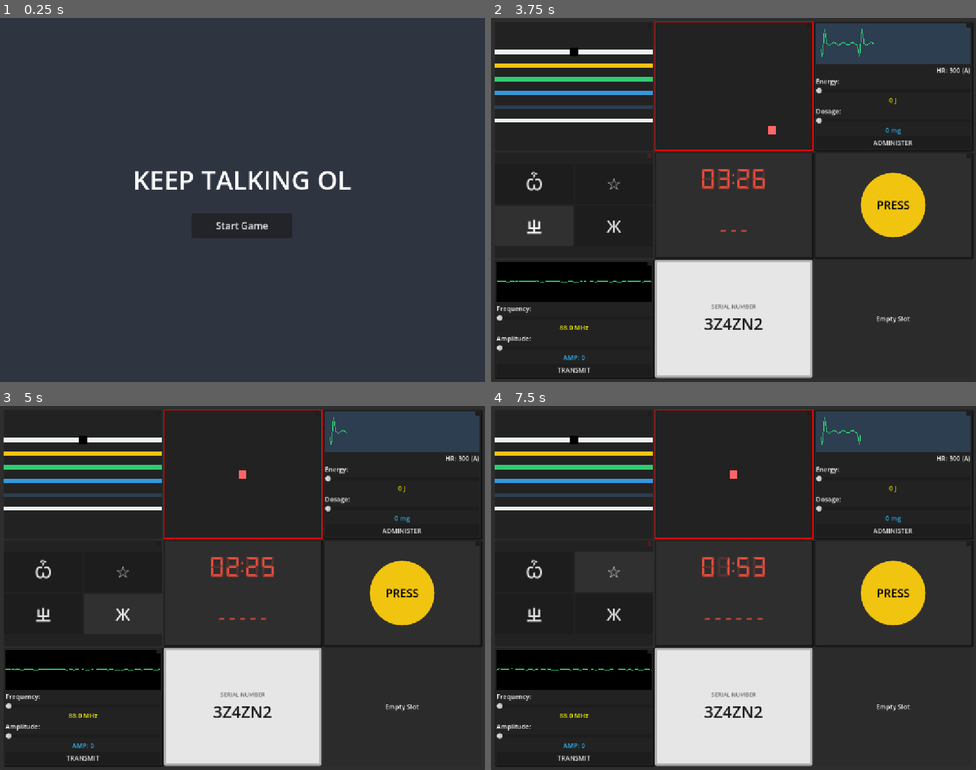
Above: before the commit, frames 1-4 (two rows, left to right).
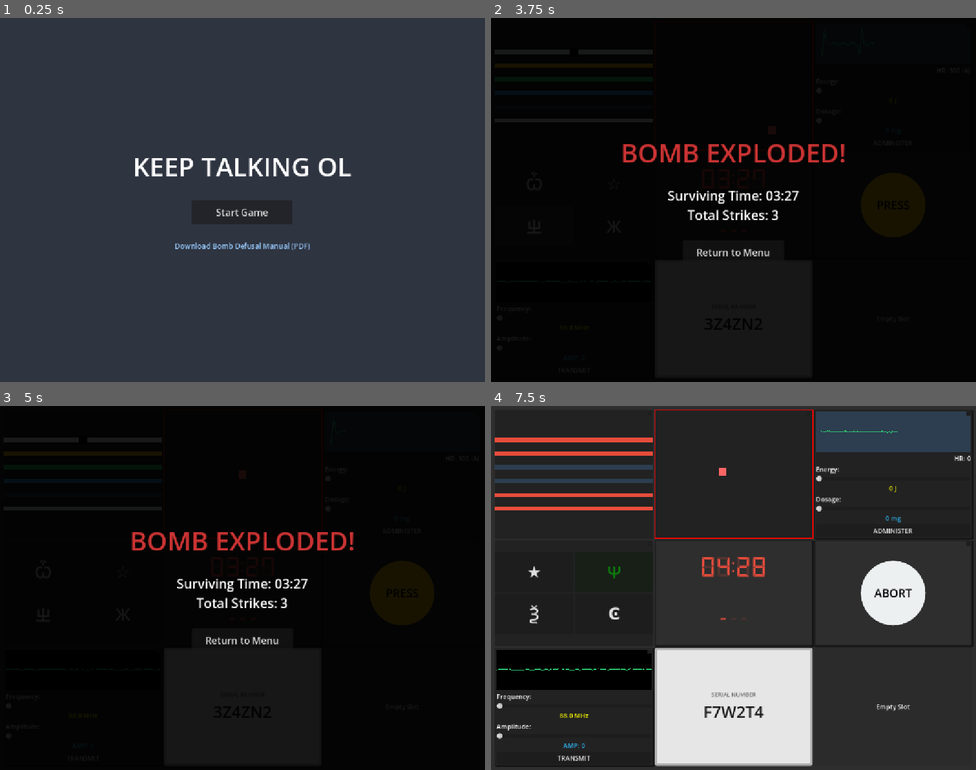
Above: after the commit, the same moments.

Repository: yutianzhe30/KeepTalkingOL
Game: Godot game, scene res://Scenes/UI/MainMenu.tscn
The game is run twice, just before and just after one commit, with the same random seed, the same clock (stepped at 60 frames per second) and the same inputs.
Inputs (mouse positions are in pixels of both pictures, inside the frame that each line leads up to):
- Up to frame 1 (0.25 s): no input
- Up to frame 2 (3.75 s): click "Start Game" at 0.5 s; click (573, 50) at 1.27 s; click "Ѽ" at 2 s; click "☆" at 2.75 s; click "ㄓ" at 3.5 s
- Up to frame 3 (5 s): click "Ж" at 4.25 s
- Up to frame 4 (7.5 s): click (733, 638) at 5 s, where only the run after the commit has a clickable "Return to Menu"; click (733, 598) at 5.75 s, where only the run after the commit has a clickable "Start Game"; click "Ѽ" (after the commit: "★") at 6.5 s; click "☆" (after the commit: "Ψ") at 7.25 s

The runs differ from the first frame. In frame 1, 2.2% of the frame differs, in the area x 27-73%, y 38-64%; in frame 2, 95%, in the area x 0-100%, y 0-100%; in frame 3, 95%; in frame 4, 6.9%.

Commit message:
finish main feature

Diff:
--- a/Scenes/UI/MainMenu.tscn
+++ b/Scenes/UI/MainMenu.tscn
@@ -45,4 +45,13 @@
 theme_override_font_sizes/font_size = 24
 text = "Start Game"
 
+[node name="ManualButton" type="LinkButton" parent="CenterContainer/VBoxContainer"]
+layout_mode = 2
+size_flags_horizontal = 4
+theme_override_colors/font_color = Color(0.6, 0.8, 1, 1)
+theme_override_font_sizes/font_size = 18
+text = "Download Bomb Defusal Manual (PDF)"
+underline = 1
+
 [connection signal="pressed" from="CenterContainer/VBoxContainer/StartButton" to="." method="_on_start_button_pressed"]
+[connection signal="pressed" from="CenterContainer/VBoxContainer/ManualButton" to="." method="_on_manual_button_pressed"]
--- /dev/null
+++ b/Scenes/UI/ResultScreen.tscn
@@ -0,0 +1,54 @@
+[gd_scene format=3 uid="uid://cxresult01x2"]
+
+[ext_resource type="Script" path="res://Scripts/UI/ResultScreen.gd" id="1_script"]
+
+[node name="ResultScreen" type="Control"]
+layout_mode = 3
+anchors_preset = 15
+anchor_right = 1.0
+anchor_bottom = 1.0
+grow_horizontal = 2
+grow_vertical = 2
+script = ExtResource("1_script")
+
+[node name="ColorRect" type="ColorRect" parent="."]
+layout_mode = 1
+anchors_preset = 15
+anchor_right = 1.0
+anchor_bottom = 1.0
+grow_horizontal = 2
+grow_vertical = 2
+color = Color(0, 0, 0, 0.9)
+
+[node name="CenterContainer" type="CenterContainer" parent="."]
+layout_mode = 1
+anchors_preset = 15
+anchor_right = 1.0
+anchor_bottom = 1.0
+grow_horizontal = 2
+grow_vertical = 2
+
+[node name="VBoxContainer" type="VBoxContainer" parent="CenterContainer"]
+layout_mode = 2
+theme_override_constants/separation = 40
+
+[node name="TitleLabel" type="Label" parent="CenterContainer/VBoxContainer"]
+layout_mode = 2
+theme_override_font_sizes/font_size = 64
+text = "GAME OVER"
+horizontal_alignment = 1
+
+[node name="DescLabel" type="Label" parent="CenterContainer/VBoxContainer"]
+layout_mode = 2
+theme_override_font_sizes/font_size = 32
+text = "Details"
+horizontal_alignment = 1
+
+[node name="Button" type="Button" parent="CenterContainer/VBoxContainer"]
+custom_minimum_size = Vector2(250, 60)
+layout_mode = 2
+size_flags_horizontal = 4
+theme_override_font_sizes/font_size = 24
+text = "Return to Menu"
+
+[connection signal="pressed" from="CenterContainer/VBoxContainer/Button" to="." method="_on_button_pressed"]
--- a/Scripts/BombManager.gd
+++ b/Scripts/BombManager.gd
@@ -5,6 +5,9 @@
 @export var timer_module_path: NodePath = NodePath("../PanelContainer/MarginContainer/GridContainer/TimerModule")
 
 var _timer_module: Node
+var total_solvable: int = 0
+var current_solved: int = 0
+var game_ended: bool = false
 
 func _ready() -> void:
 	var modules_root = get_node_or_null(modules_root_path)
@@ -17,11 +20,21 @@
 	for child in modules_root.get_children():
 		if child is BaseModule:
 			var module := child as BaseModule
+
+			# Filter out modules that are not puzzles
+			if not module.name in ["BalanceModule", "TimerModule", "SerialNumberModule", "PlaceholderModule", "Placeholder5", "Placeholder6"]:
+				total_solvable += 1
+
 			module.module_struck.connect(_on_module_struck.bind(module))
 			module.module_solved.connect(_on_module_solved.bind(module))
 		elif child.has_method("get_debug_info"):
 			# For modules that might not inherit BaseModule but still have the method
 			pass
+
+	if _timer_module != null and _timer_module.has_signal("timer_exploded"):
+		_timer_module.timer_exploded.connect(_on_timer_exploded)
+
+	print("BombManager: Registered ", total_solvable, " solvable modules.")
 
 	# Print all debug information
 	call_deferred("_print_all_debug_info")
@@ -38,6 +51,7 @@
 	print("========================================")
 
 func _on_module_struck(module: BaseModule) -> void:
+	if game_ended: return
 	print("BombManager strike from: ", module.name)
 	if module == _timer_module:
 		return
@@ -48,4 +62,38 @@
 			_timer_module.add_strike()
 
 func _on_module_solved(module: BaseModule) -> void:
-	print("BombManager solved: ", module.name)
+	if game_ended: return
+	if module.name in ["BalanceModule", "TimerModule", "SerialNumberModule"]: return
+
+	current_solved += 1
+	print("BombManager solved: ", module.name, " (", current_solved, "/", total_solvable, ")")
+
+	if current_solved >= total_solvable:
+		_trigger_game_over(true)
+
+func _on_timer_exploded() -> void:
+	if game_ended: return
+	_trigger_game_over(false)
+
+func _trigger_game_over(is_win: bool) -> void:
+	game_ended = true
+
+	if _timer_module and _timer_module.has_method("stop_timer"):
+		_timer_module.stop_timer()
+
+	var time_str = "00:00"
+	var strikes = 0
+	if _timer_module:
+		if _timer_module.get("label") != null:
+			time_str = _timer_module.label.text
+		if _timer_module.get("strike_count") != null:
+			strikes = _timer_module.strike_count
+
+	var result_scene = load("res://Scenes/UI/ResultScreen.tscn").instantiate()
+	result_scene.setup(is_win, time_str, strikes)
+
+	# Show result screen on the highest layer
+	var canvaslayer = CanvasLayer.new()
+	canvaslayer.layer = 100
+	canvaslayer.add_child(result_scene)
+	get_tree().root.add_child(canvaslayer)
--- a/Scripts/Modules/TimerModule.gd
+++ b/Scripts/Modules/TimerModule.gd
@@ -1,4 +1,6 @@
 extends "res://Scripts/Modules/BaseModule.gd"
+
+signal timer_exploded
 
 @onready var label = $VBoxContainer/TimerContainer/Label
 @onready var strike_label = $VBoxContainer/StrikeContainer/StrikeLabel
@@ -74,11 +76,14 @@
 func add_strike() -> void:
 	strike_count += 1
 	update_strike_display()
+	if strike_count >= 3:
+		explode()
 
 func explode():
+	if not is_running: return
 	stop_timer()
-	strike() # Or a dedicated GAME OVER signal
-	print("BOOM: Time ran out!")
+	emit_signal("timer_exploded")
+	print("BOOM: Bomb Exploded!")
 
 func get_debug_info() -> String:
 	var time_text = "00:00"
--- a/Scripts/Modules/WireModule.gd
+++ b/Scripts/Modules/WireModule.gd
@@ -85,7 +85,7 @@
 	if w_count == 3:
 		if count_red == 0:
 			solution_index = 1 # Second wire
-		elif wires.back().color == GlobalColors.COLOR_WHITE:
+		elif wires.back().wire_color == GlobalColors.COLOR_WHITE:
 			solution_index = 2 # Last wire
 		elif count_blue > 1:
 			solution_index = _get_last_wire_of_color(GlobalColors.COLOR_BLUE)
@@ -94,7 +94,7 @@
 	elif w_count == 4:
 		if count_red > 1 and last_digit_odd:
 			solution_index = last_red_index
-		elif wires.back().color == GlobalColors.COLOR_YELLOW and count_red == 0:
+		elif wires.back().wire_color == GlobalColors.COLOR_YELLOW and count_red == 0:
 			solution_index = 0 # First wire
 		elif count_blue == 1:
 			solution_index = 0 # First wire
@@ -103,7 +103,7 @@
 		else:
 			solution_index = 1 # Second wire
 	elif w_count == 5:
-		if wires.back().color == GlobalColors.COLOR_BLACK and last_digit_odd:
+		if wires.back().wire_color == GlobalColors.COLOR_BLACK and last_digit_odd:
 			solution_index = 3 # Fourth wire
 		elif count_red == 1 and count_yellow > 1:
 			solution_index = 0 # First wire
--- a/Scripts/UI/MainMenu.gd
+++ b/Scripts/UI/MainMenu.gd
@@ -2,3 +2,11 @@
 
 func _on_start_button_pressed() -> void:
 	get_tree().change_scene_to_file("res://main.tscn")
+
+func _on_manual_button_pressed() -> void:
+	var url = "https://www.google.com"
+	if OS.has_feature("web"):
+		var js_code = "window.open('%s', '_blank');" % url
+		JavaScriptBridge.eval(js_code)
+	else:
+		OS.shell_open(url)
--- /dev/null
+++ b/Scripts/UI/ResultScreen.gd
@@ -0,0 +1,31 @@
+extends Control
+
+@onready var title_label = $CenterContainer/VBoxContainer/TitleLabel
+@onready var desc_label = $CenterContainer/VBoxContainer/DescLabel
+@onready var btn = $CenterContainer/VBoxContainer/Button
+
+var _is_win: bool = false
+var _time_text: String = "00:00"
+var _strikes: int = 0
+
+func setup(is_win: bool, time_text: String, strikes: int):
+	_is_win = is_win
+	_time_text = time_text
+	_strikes = strikes
+
+func _ready():
+	if _is_win:
+		title_label.text = "BOMB DEFUSED!"
+		title_label.add_theme_color_override("font_color", Color(0.2, 0.8, 0.2)) # Green
+		desc_label.text = "Time Left: %s\nTotal Strikes: %d" % [_time_text, _strikes]
+	else:
+		title_label.text = "BOMB EXPLODED!"
+		title_label.add_theme_color_override("font_color", Color(0.8, 0.2, 0.2)) # Red
+		desc_label.text = "Surviving Time: %s\nTotal Strikes: %d" % [_time_text, _strikes]
+
+func _on_button_pressed():
+	# Clean up the CanvasLayer if it exists so it doesn't persist across scenes
+	var parent = get_parent()
+	if parent is CanvasLayer:
+		parent.queue_free()
+	get_tree().change_scene_to_file("res://Scenes/UI/MainMenu.tscn")
Not shown, added: Scripts/UI/ResultScreen.gd.uid
Not shown: 1 places in main.tscn that only renumber resources
